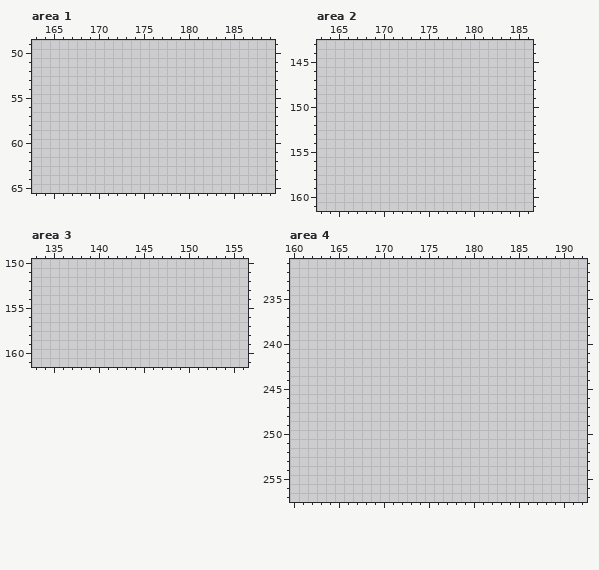
Pixel-art file, stored at core/tiles/Tileset.ase. The picture above is the old version.
512x512 pixels, 1 frame. Colours within 5 levels of each other are drawn and written as one. Shown: area 1: x 163..189, y 49..65; area 2: x 163..186, y 143..161; area 3: x 133..156, y 150..161; area 4: x 160..192, y 231..257. The commit also changed other parts of the picture, which this record leaves out.
The result:
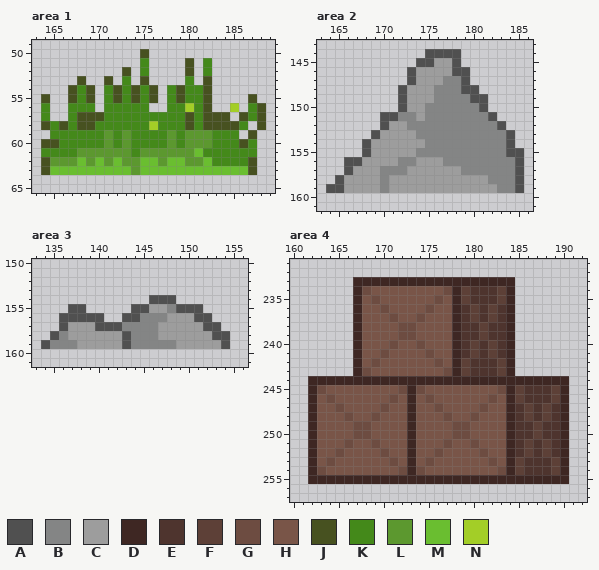
Palette (. is transparent): A #505050  B #848585  C #9d9d9d  D #3e2723  E #4e342e  F #5d4037  G #6d4c41  H #795548  J #475120  K #44891a  L #5c982f  M #6abe30  N #a3ce27
What changed:
Changed rows in their new state; - is an unchanged pixel.
Area 1:
first column x 164:
50 -----------J-------------
51 -----------K----J-K------
52 ---------J-K----J-K------
53 ----J--J-K-J----K-J------
54 ---JKJ-KJKJKJ-KJKKJ------
55 J--JKJ-KJKJKJ-KJKKJ----J-
56 K--KKK-KKKKK--KKNKJ--N-KJ
57 K--KJJJKKKKKKKKKJKJJJ-JKJ
58 JKJKJJKKKKKKNKKKJKJJJJK-J
59 -KKKKKKLKLKKKKLKLLLKKK-J-
60 JJKKKKKLKLKKKKLKLLLKKKJK-
61 KKKKLLLLLLKLLLLLLMKKKKKK-
62 JLLLMLMLMLLMMLMMLLMKKKKJ-
63 JMMMMMMMMMLMMMMMMMMMMMMJ-
Area 2:
first column x 164:
144 -----------AAAA-------
145 ----------AACCA-------
146 ---------ACCCCAA------
147 ---------ACCCBBA------
148 --------ACCCBBBAA-----
149 --------ACCCBBBBAA----
150 --------ACCBBBBBBA----
151 ------AABBCBBBBBBBA---
152 ------ACCBBBBBBBBBBA--
153 -----ACCCCBBBBBBBBBBA-
154 ----ACCCCCCBBBBBBBBBA-
155 ----ACCCCCBBBBBBBBBBAA
156 --AACCCCBBCCCBBBBBBBBA
157 --ACCCBBBCCCCCCBBBBBBA
158 -ACCCCBCCCCCCCCCCCBBBA
159 AACCCCBCCCCCCCCCCCCBBA
Area 3:
first column x 134:
154 ------------AAA------
155 ---AA-----AACCBAAA---
156 --AAAAA--AABBBCCCAA--
157 --ACCCAAABBBBCCCCCAA-
158 -ABCCCCCCABBBCCCCCCAA
159 ABBBCCCCCABBBBBCCCCCA
Area 4:
first column x 162:
233 -----DDDDDDDDDDDDDDDDDD------
234 -----DGHHHHHHHHGDFEEEFD------
235 -----DHGHHHHHHGHDFEEEFD------
236 -----DHHGHHHHGHHDEFEFED------
237 -----DHHHGHHGHHHDEFEFED------
238 -----DHHHHGGHHHHDEEFEED------
239 -----DHHHHGGHHHHDEEFEED------
240 -----DHHHGHHGHHHDEFEFED------
241 -----DHHGHHHHGHHDEFEFED------
242 -----DHGHHHHHHGHDFEEEFD------
243 -----DGHHHHHHHHGDFEEEFD------
244 DDDDDDDDDDDDDDDDDDDDDDDDDDDDD
245 DGHHHHHHHHGDGHHHHHHHHGDFEEEFD
246 DHGHHHHHHGHDHGHHHHHHGHDFEEEFD
247 DHHGHHHHGHHDHHGHHHHGHHDEFEFED
248 DHHHGHHGHHHDHHHGHHGHHHDEFEFED
249 DHHHHGGHHHHDHHHHGGHHHHDEEFEED
250 DHHHHGGHHHHDHHHHGGHHHHDEEFEED
251 DHHHGHHGHHHDHHHGHHGHHHDEFEFED
252 DHHGHHHHGHHDHHGHHHHGHHDEFEFED
253 DHGHHHHHHGHDHGHHHHHHGHDFEEEFD
254 DGHHHHHHHHGDGHHHHHHHHGDFEEEFD
255 DDDDDDDDDDDDDDDDDDDDDDDDDDDDD
Where, in picture pixels (left, top, right, bottom), the same in both pictures:
added: (41, 49, 266, 175)
added: (326, 49, 524, 193)
added: (41, 295, 230, 349)
added: (308, 277, 569, 484)
